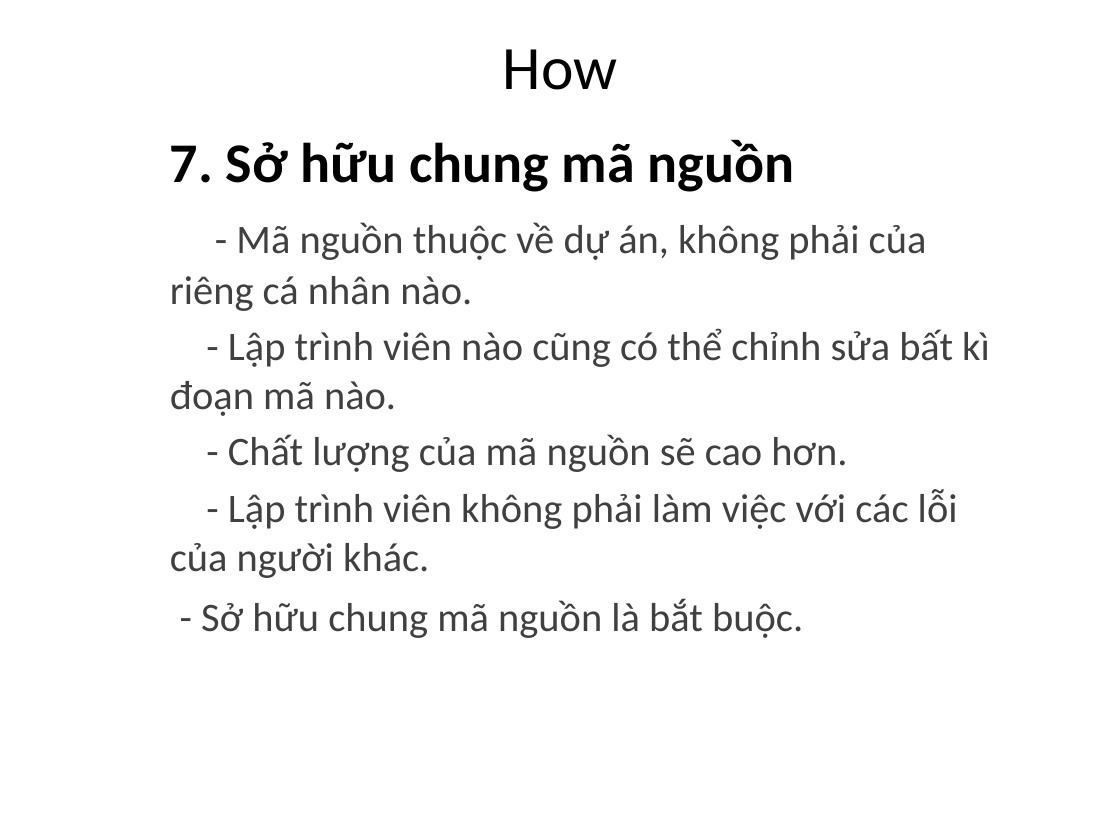
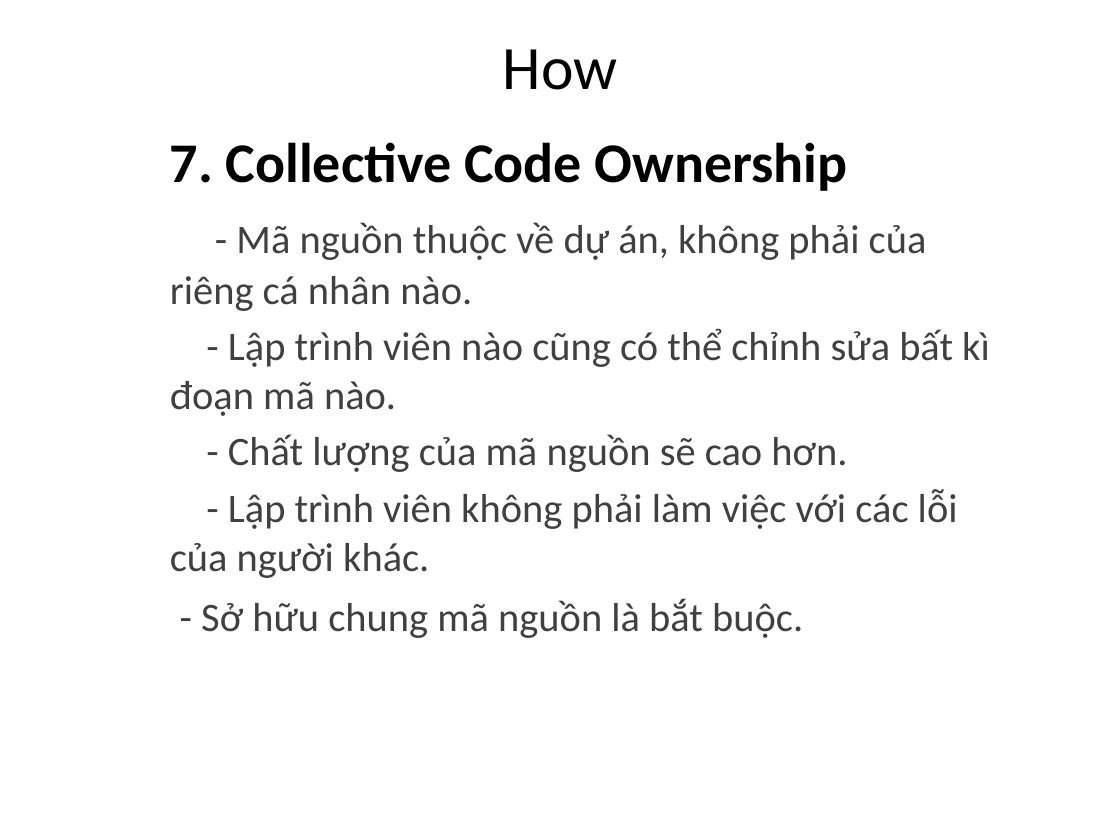
Before and after one commit to nluthy/groupprofit, a slide deck: slide 1 of 0812611/Agile_How_P2.pptx. Drawn at 1120x840 pixels with LibreOffice and Linux fonts; fonts in the diff are those of the drawing. Boxes give left, top, right and bottom in pixels: in the first picture for what was removed or moved away, otherwise in the second. Text is boxed around its words. In the diff, an @@ line names an element or a change of style, - is before the commit and + after.

```diff
--- a/0812611/Agile_How_P2.pptx
+++ b/0812611/Agile_How_P2.pptx
@@ subtitle at bbox=[170, 142, 848, 191]: text changed @@
-7. Sở hữu chung mã nguồn
+7. Collective Code Ownership
```
Also in this commit, not shown: 5 other slides changed.
